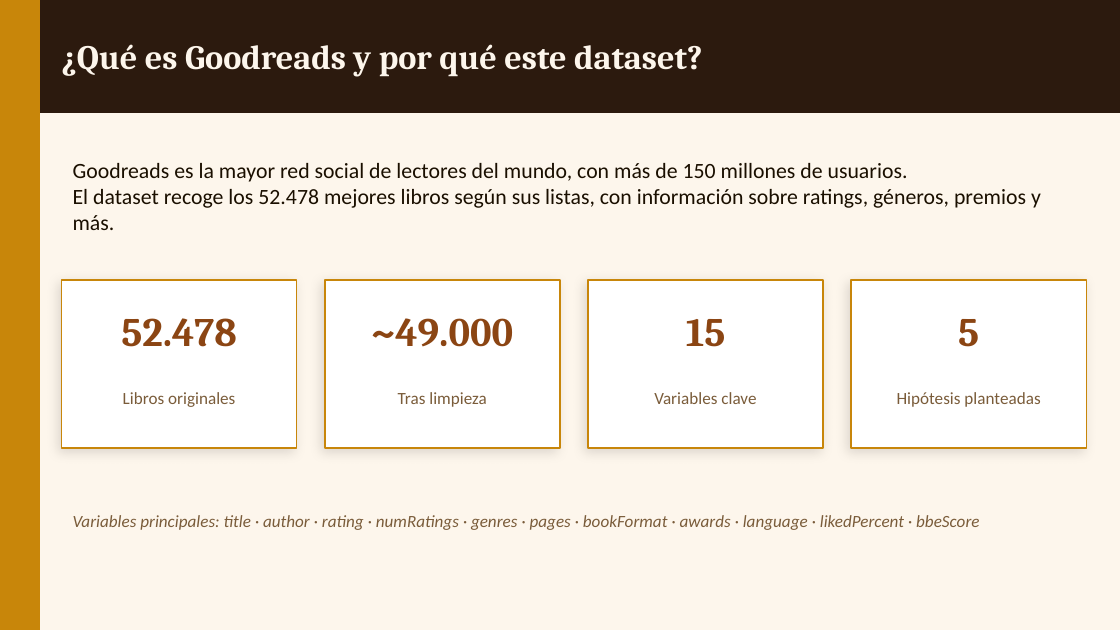
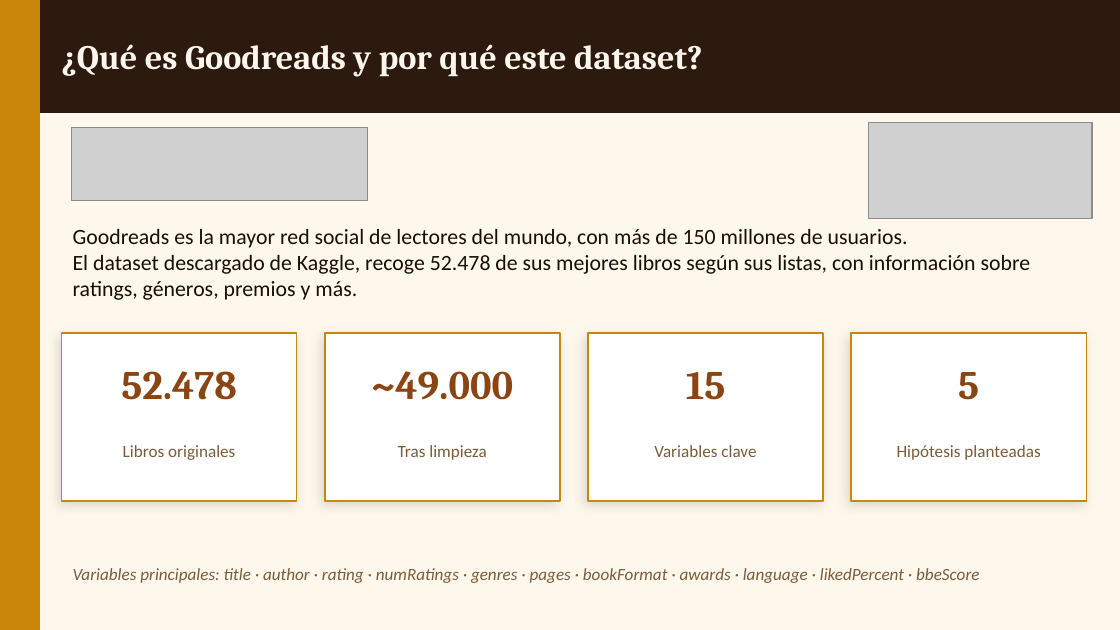
Before and after one commit to fgoiri/EDA-GoodReads-Books, a slide deck: slide 2 of Presentacion/EDA_Goodreads.pptx. Drawn at 1120x630 pixels with LibreOffice and Linux fonts; fonts in the diff are those of the drawing; grey boxes stand for pictures. Boxes give left, top, right and bottom in pixels: in the first picture for what was removed or moved away, otherwise in the second. Text is boxed around its words. In the diff, an @@ line names an element or a change of style, - is before the commit and + after.

```diff
--- a/Presentacion/EDA_Goodreads.pptx
+++ b/Presentacion/EDA_Goodreads.pptx
@@ background #FDF6EC to #FDF7EC @@
@@ picture added at (72,128,367,202) @@
@@ picture added at (869,123,1092,220) @@
@@ text "Goodreads es la mayor red ...": place and size @@
-text "Goodreads es la mayor red ..." at (73,163,1041,230)
+text "Goodreads es la mayor red ..." at (73,229,1031,300)
@@ text at (73,255,1031,300): text changed @@
-El dataset recoge los 52.478 mejores libros según sus listas, con información sobre ratings, géneros, premios y más.
+El dataset descargado de Kaggle, recoge 52.478 de sus mejores libros según sus listas, con información sobre ratings, géneros, premios y más.
@@ 5 texts, 4 rectangles: place and size @@
-5 texts, 4 rectangles at (62,280,1086,530)
+5 texts, 4 rectangles at (62,334,1086,583)
@@ 4 texts: place and size @@
-4 texts at (123,392,1040,407)
+4 texts at (123,445,1040,460)
```
Also in this commit, not shown: 4 other slides changed, 1 slide removed, 2 other files.
